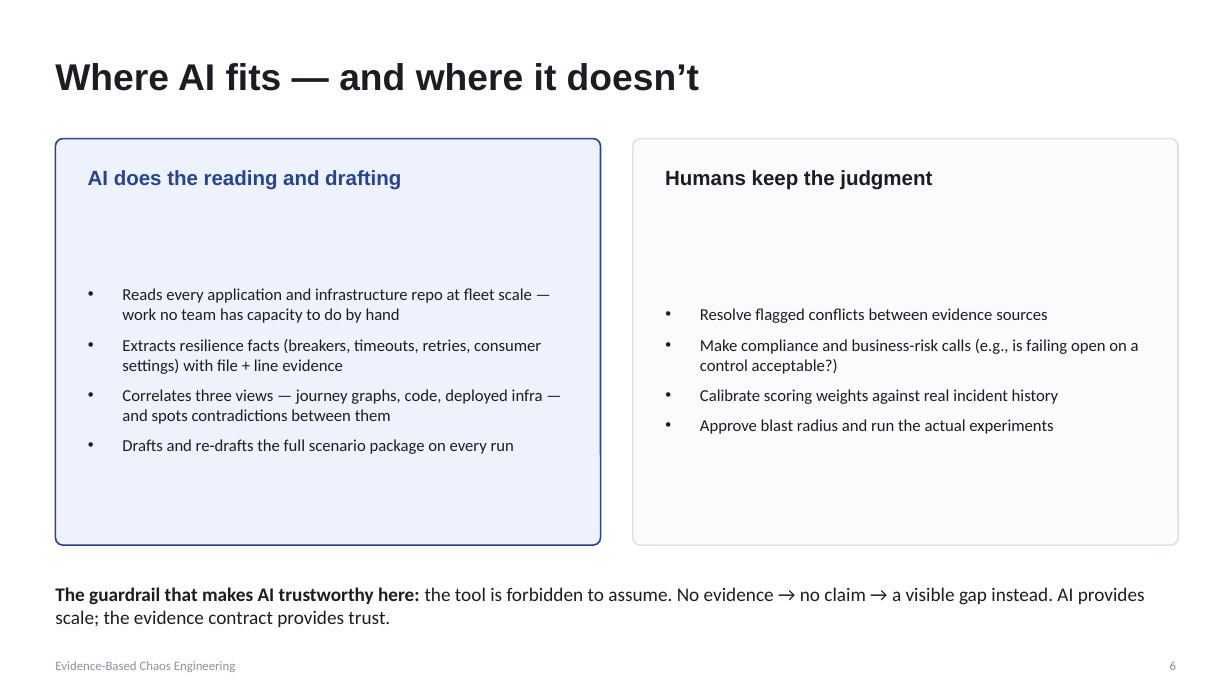
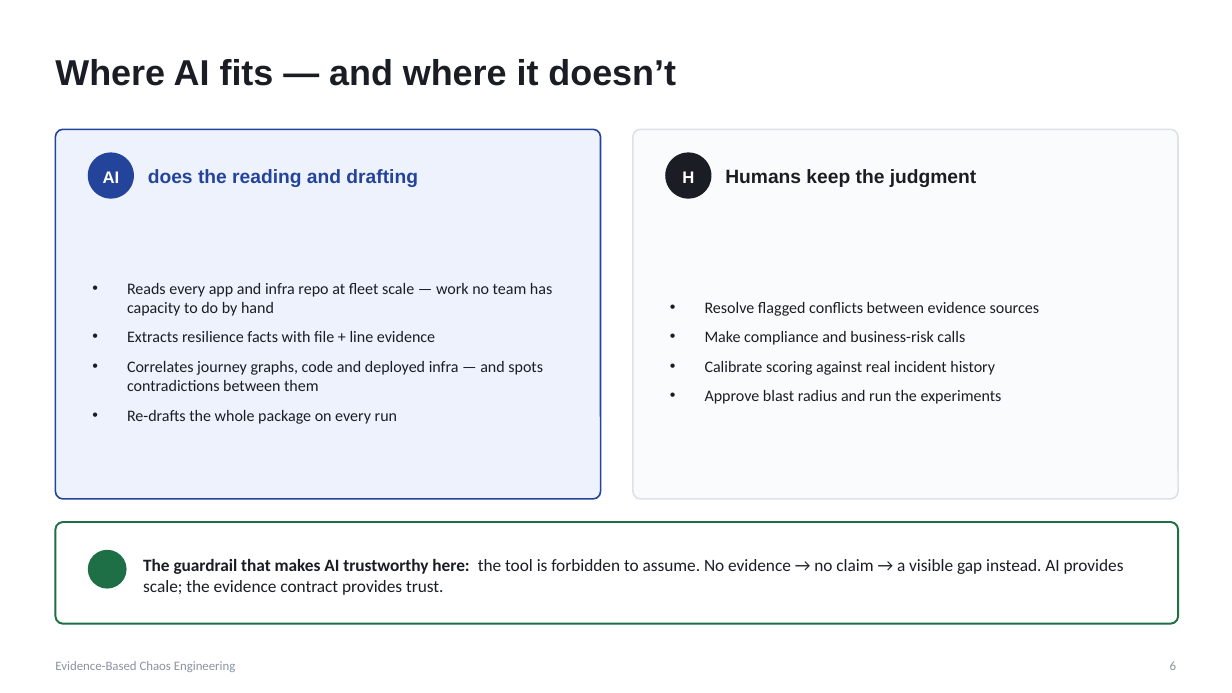
Before and after one commit to ramirezh84/chaos-engineering-pipeline, a slide deck: slide 6 of chaos-engineering-approach.pptx. Drawn at 1232x693 pixels with LibreOffice and Linux fonts; fonts in the diff are those of the drawing. Boxes give left, top, right and bottom in pixels: in the first picture for what was removed or moved away, otherwise in the second. Text is boxed around its words. In the diff, an @@ line names an element or a change of style, - is before the commit and + after.

```diff
--- a/chaos-engineering-approach.pptx
+++ b/chaos-engineering-approach.pptx
@@ text "Where AI fits — and ..." at (x1=55, y1=59, x2=676, y2=86): size 29 to 28 pt @@
@@ rounded rectangle resized from (x1=55, y1=139, x2=601, y2=545) to (x1=55, y1=129, x2=601, y2=499) @@
@@ rounded rectangle at (x1=55, y1=129, x2=601, y2=499): proportions changed @@
@@ rounded rectangle at (x1=633, y1=129, x2=1178, y2=499): proportions changed @@
@@ rounded rectangle resized from (x1=633, y1=139, x2=1178, y2=545) to (x1=633, y1=129, x2=1178, y2=499) @@
@@ ellipse added at (x1=88, y1=152, x2=134, y2=199), fill #24449C @@
@@ text added at (x1=103, y1=171, x2=120, y2=183), 13 pt, text #FFFFFF, bold @@
+AI
@@ text at (x1=148, y1=169, x2=418, y2=187): text changed; size 16 to 15 pt @@
-AI does the reading and drafting
+does the reading and drafting
@@ ellipse added at (x1=665, y1=152, x2=712, y2=199), fill #1A1D24 @@
@@ text added at (x1=682, y1=171, x2=694, y2=183), 13 pt, text #FFFFFF, bold @@
+H
@@ text "Humans keep the judgment" moved from (x1=665, y1=170, x2=932, y2=190) to (x1=725, y1=169, x2=976, y2=187) @@
@@ text "Humans keep the judgment" at (x1=725, y1=169, x2=976, y2=187): size 16 to 15 pt @@
@@ text at (x1=127, y1=283, x2=552, y2=424): text changed; size 13 to 12.5 pt @@
-• Reads every application and infrastructure repo at fleet scale — work no team has capacity to do by hand
-• Extracts resilience facts (breakers, timeouts, retries, consumer settings) with file + line evidence
-• Correlates three views — journey graphs, code, deployed infra — and spots contradictions between them
-• Drafts and re-drafts the full scenario package on every run
+• Reads every app and infra repo at fleet scale — work no team has capacity to do by hand
+• Extracts resilience facts with file + line evidence
+• Correlates journey graphs, code and deployed infra — and spots contradictions between them
+• Re-drafts the whole package on every run
@@ text at (x1=705, y1=302, x2=1039, y2=316): size 13 to 12.5 pt in "Resolve flagged conflicts between evidence sources" @@
@@ text at (x1=705, y1=331, x2=1002, y2=404): text changed; size 13 to 12.5 pt @@
-• Make compliance and business-risk calls (e.g., is failing open on a control acceptable?)
-• Calibrate scoring weights against real incident history
-• Approve blast radius and run the actual experiments
+• Make compliance and business-risk calls
+• Calibrate scoring against real incident history
+• Approve blast radius and run the experiments
@@ rounded rectangle added at (x1=55, y1=522, x2=1178, y2=624), fill #FFFFFF, outline #1E6E46 1.5 pt @@
@@ ellipse added at (x1=88, y1=550, x2=127, y2=589), fill #1E6E46 @@
@@ text "The guardrail that makes AI ..." moved from (x1=55, y1=587, x2=1145, y2=627) to (x1=143, y1=559, x2=1124, y2=595) @@
@@ text "The guardrail that makes AI ..." at (x1=143, y1=559, x2=1124, y2=595): size 15 to 13.5 pt @@
```
Also in this commit, not shown: 10 other slides changed, 1 slide added, 1 slide removed, 1 other file.
